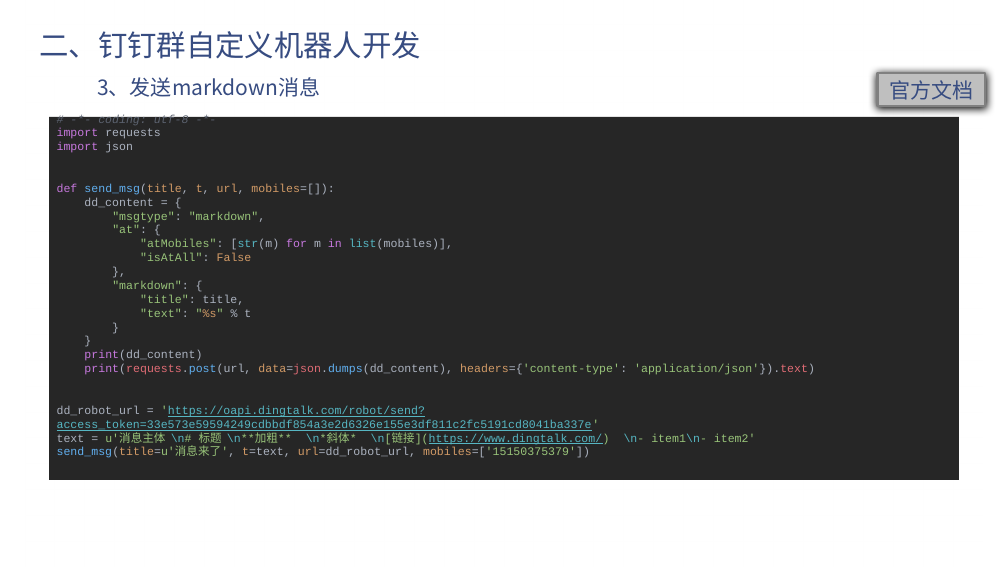
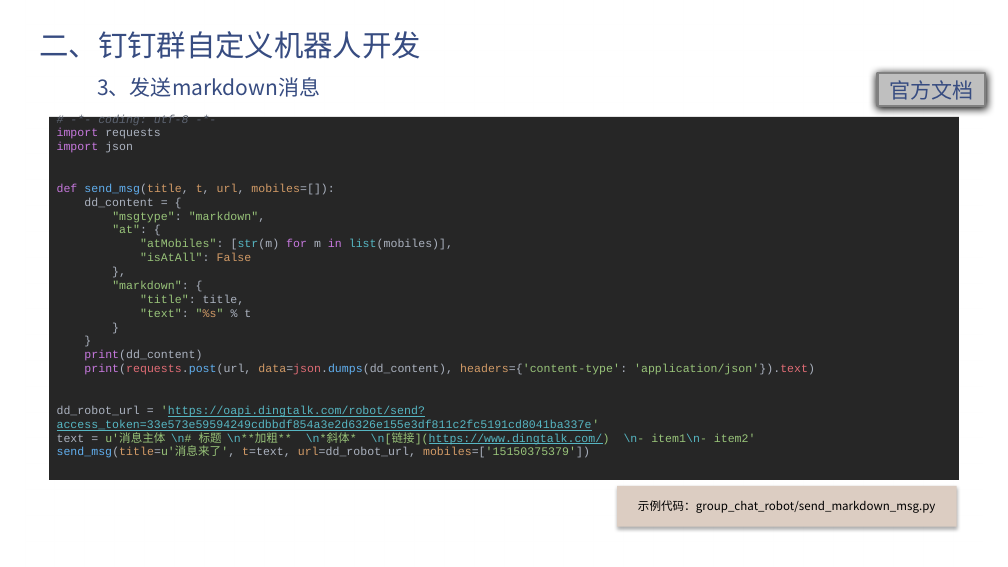
Before and after one commit to e271828182/dd_talk, a slide deck: slide 8 of 钉钉机器人.pptx. Drawn at 1008x567 pixels with LibreOffice and Linux fonts; fonts in the diff are those of the drawing; background and template pictures are left out. Boxes give left, top, right and bottom in pixels: in the first picture for what was removed or moved away, otherwise in the second. Text is boxed around its words. In the diff, an @@ line names an element or a change of style, - is before the commit and + after.

```diff
--- a/钉钉机器人.pptx
+++ b/钉钉机器人.pptx
@@ rectangle added at (x1=617, y1=486, x2=957, y2=527), fill #DCCDC2, 11 pt, text #000000 @@
+示例代码：group_chat_robot/send_markdown_msg.py
```
Also in this commit, not shown: 8 other slides changed, 2 slides added, 1 slide removed, 1 other file.
